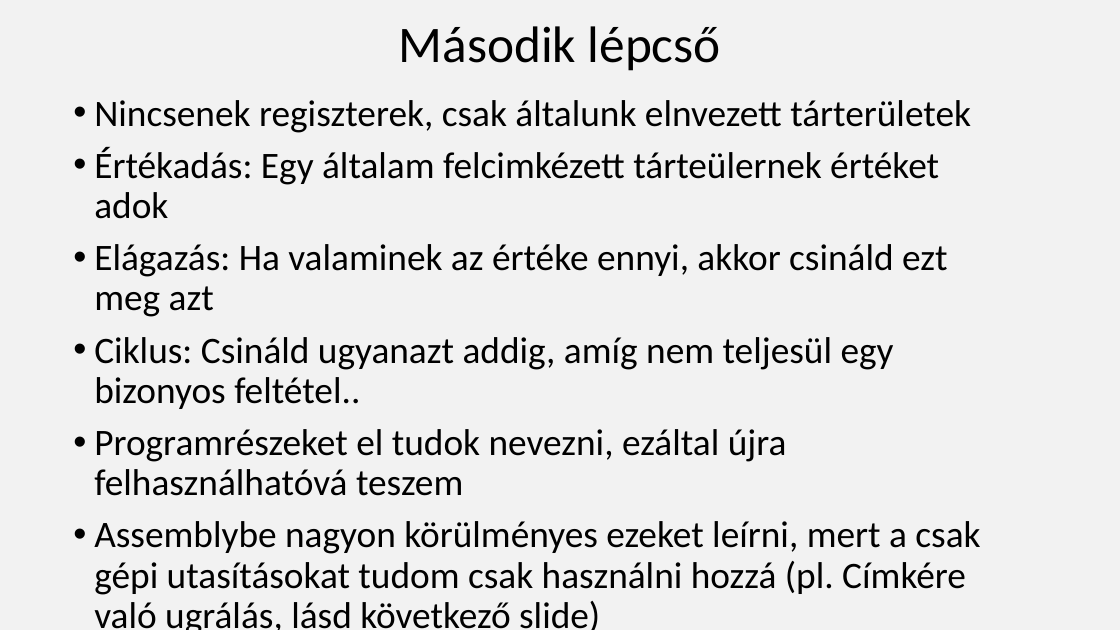
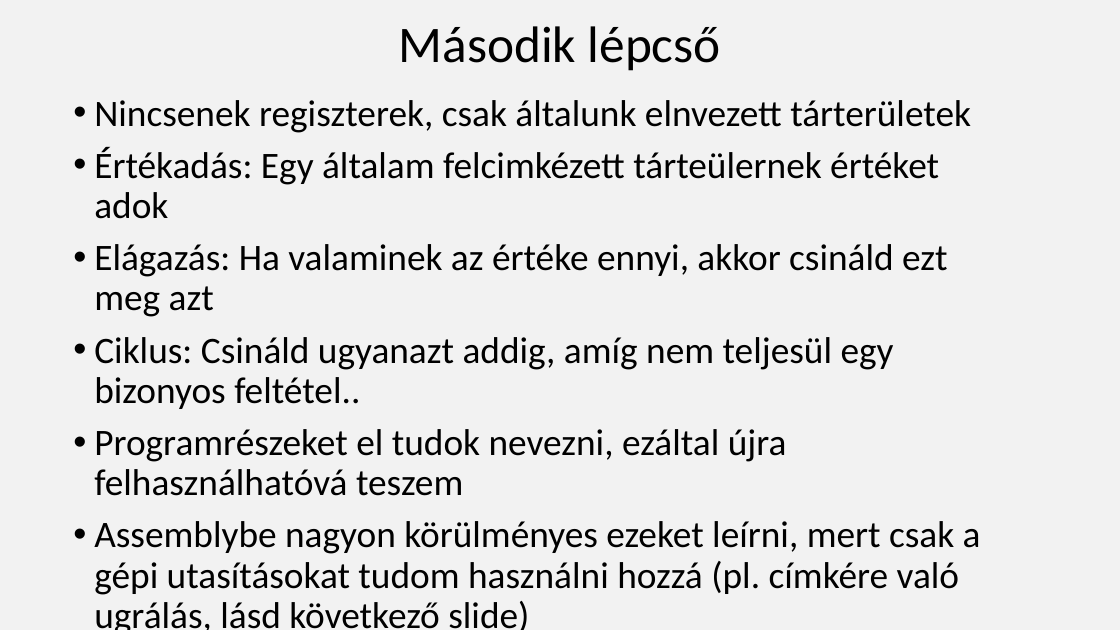
Before and after one commit to nagyandras95/Egyetem, a slide deck: slide 10 of efop/03/Absztakciós szintek a programozásban.pptx. Drawn at 1120x630 pixels with LibreOffice and Linux fonts; fonts in the diff are those of the drawing. Boxes give left, top, right and bottom in pixels: in the first picture for what was removed or moved away, otherwise in the second. Text is boxed around its words. In the diff, an @@ line names an element or a change of style, - is before the commit and + after.

```diff
--- a/efop/03/Absztakciós szintek a programozásban.pptx
+++ b/efop/03/Absztakciós szintek a programozásban.pptx
@@ text at [94,521,981,630]: text changed @@
-• Assemblybe nagyon körülményes ezeket leírni, mert a csak gépi utasításokat tudom csak használni hozzá (pl. Címkére való ugrálás, lásd következő slide)
+• Assemblybe nagyon körülményes ezeket leírni, mert csak a gépi utasításokat tudom használni hozzá (pl. címkére való ugrálás, lásd következő slide)
```
Also in this commit, not shown: 3 other slides changed, 1 other file.
